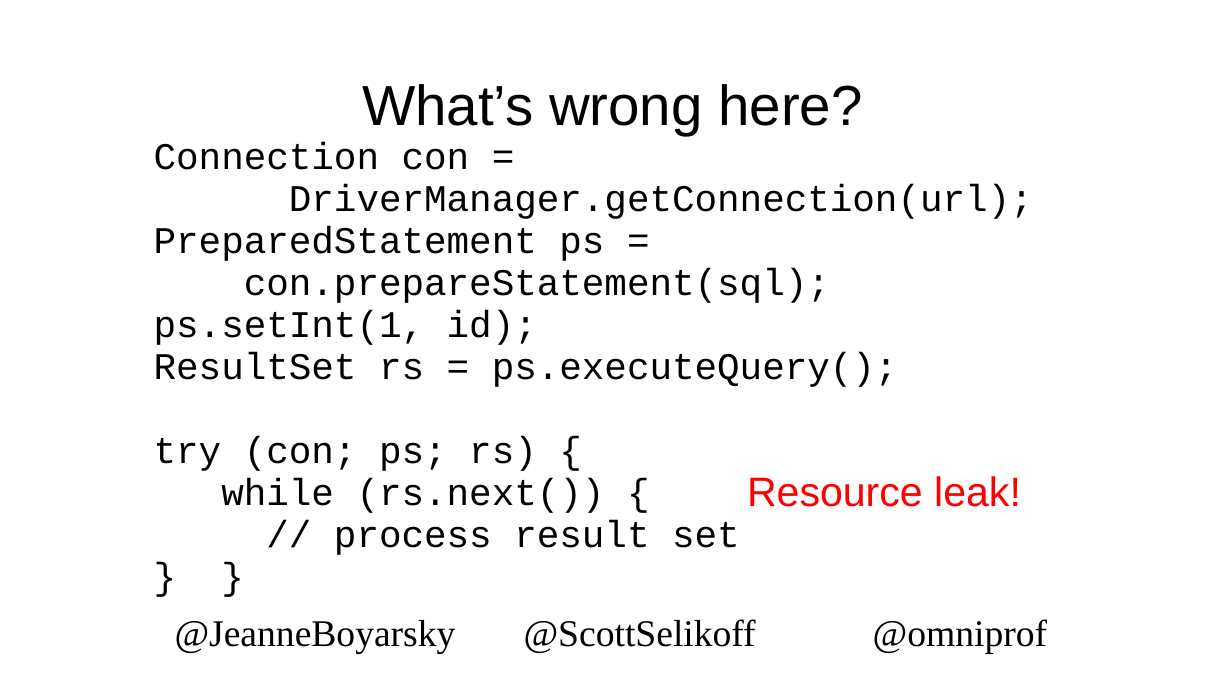
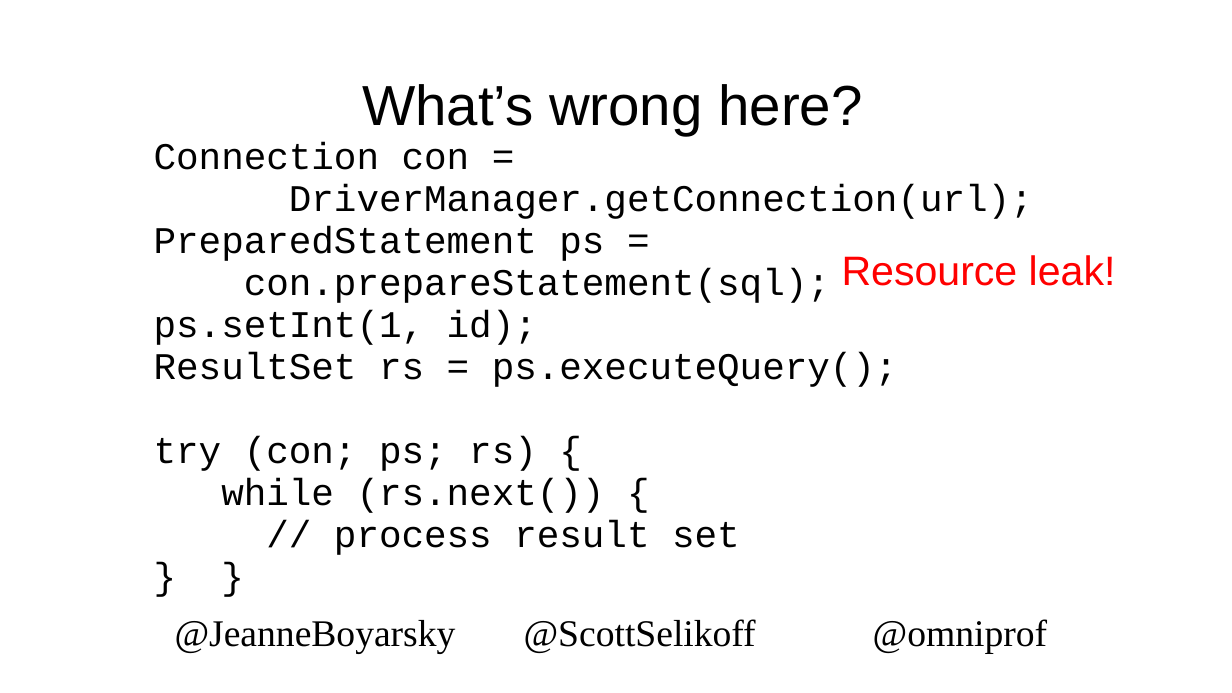
Before and after one commit to boyarsky/2019-oraclecodeone-cert-hol, a slide deck: slide 35 of 2019-OracleCodeOne-HOL.pptx. Drawn at 1232x693 pixels with LibreOffice and Linux fonts; fonts in the diff are those of the drawing; background and template pictures are left out. Boxes give left, top, right and bottom in pixels: in the first picture for what was removed or moved away, otherwise in the second. Text is boxed around its words. In the diff, an @@ line names an element or a change of style, - is before the commit and + after.

```diff
--- a/2019-OracleCodeOne-HOL.pptx
+++ b/2019-OracleCodeOne-HOL.pptx
@@ text "Resource leak!": place and size @@
-text "Resource leak!" at <box>747,476,1021,507</box>
+text "Resource leak!" at <box>842,255,1116,286</box>
```
Also in this commit, not shown: 2 other slides changed.
